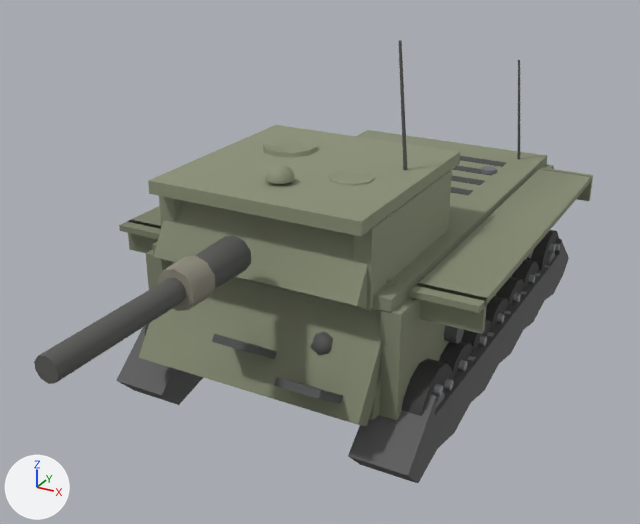
Renders of the glTF model client/assets/models/su26.glb from each side of a commit.
One viewpoint serves both versions: a 50 mm camera at (3.77, -8.1, 4.85) aimed at (0.01, -1.27, 1.43). The lights are fixed; the arrows at lower left show +X, +Y and +Z. The picture after the commit comes second. Where no turn or scale is listed for an object, it has been applied to the vertices. Vertices at exactly the same position are counted once.

The older version as bpy lines, for what is in view:
```python
me_mesh_14 = bpy.data.meshes.new('Mesh_14')
me_mesh_14.from_pydata(...)  # 144 vertices, 264 faces; spans x -1.53..1.53, y -2.55..2.55, z 0.1..1.07
me_mesh_14.materials.append(mat_tracks_mat)
me_mesh_16 = bpy.data.meshes.new('Mesh_16')
me_mesh_16.from_pydata(...)  # 66 vertices, 108 faces; spans x -1.13..1.13, y -2.93..-1.3, z 0.63..1.78
me_mesh_16.materials.append(mat_glacis_mat)
me_mesh_19 = bpy.data.meshes.new('Mesh_19')
me_mesh_19.from_pydata(...)  # 76 vertices, 124 faces; spans x -1.2..1.2, y -2.25..2.25, z 1.61..1.77
me_mesh_19.materials.append(mat_hulltop_mat)
# before: 0 (1.2, -2.25, 1.73) at pixel (391, 299), 1 (1.2, -2.25, 1.61) at pixel (390, 313), 6 (-1.2, -2.25, 1.73) at pixel (152, 244), 7 (-1.2, -2.25, 1.61) at pixel (153, 256)
me_mesh_21 = bpy.data.meshes.new('Mesh_21')
me_mesh_21.from_pydata(...)  # a box spanning x -1.04..-0.88, y -2.3..-0.6, z 1.62..2.32; a box spanning x 0.88..1.04, y -2.3..-0.6, z 1.62..2.32
me_mesh_21.materials.append(mat_turretside_mat)
ob_glacis = bpy.data.objects.new('glacis', me_mesh_16)
ob_glacis.location = (0.0, 0.0, 0.0)
ob_hulltop = bpy.data.objects.new('hullTop', me_mesh_19)
ob_hulltop.location = (0.0, 0.0, 0.0)
ob_tracks = bpy.data.objects.new('tracks', me_mesh_14)
ob_tracks.location = (0.0, 0.0, 0.0)
ob_turretside = bpy.data.objects.new('turretSide', me_mesh_21)
ob_turretside.location = (0.0, 0.0, 0.0)
# also in view: 'hullSide' at (0.0, 0.0, 1.27); 'mantlet' at (0.0, -2.2, 1.97); 'turretRoof' at (0.0, -1.4, 2.92); 'wheel11' at (1.26, -1.1, 0.44); 'wheel12' at (1.26, -1.8, 0.56)
```
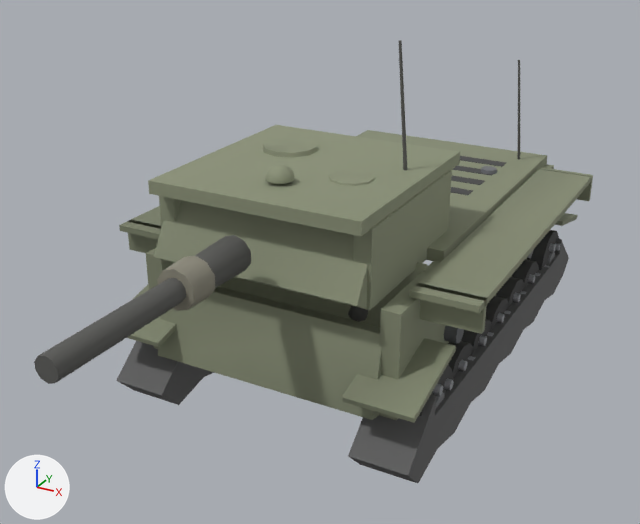
Changed parts and their boxes (x1, y1, x2, y2) in the pictures (640 x 524 px; the box of a moved part takes in the faces that stretch with it):
'glacis', reshaped
    before: (139, 262, 399, 426)
    after: (218, 262, 429, 327)
'tracks', reshaped (10% taller)
    before: (116, 238, 569, 483)
    after: (116, 213, 578, 483)
'hullTop', reshaped
    before: (152, 130, 547, 313)
    after: (356, 130, 547, 262)
part 1 of me_mesh_14, added
    after: (127, 213, 578, 423)
part 2 of me_mesh_16, moved or reshaped
    before: (139, 278, 399, 426)
    after: (218, 263, 429, 327)
part 3 of me_mesh_16, moved or reshaped
    before: (311, 332, 333, 355)
    after: (348, 306, 368, 322)
part 4 of me_mesh_16, moved or reshaped (not visible afterwards)
    before: (212, 334, 276, 359)
part 5 of me_mesh_16, moved or reshaped (not visible afterwards)
    before: (274, 377, 343, 404)
'lowerPlate', unchanged, uncovered by the edit
    before: (369, 348, 382, 420)
    after: (158, 287, 382, 420)
'wheel12', unchanged, covered by the edit
    before: (402, 359, 454, 416)
    after: (419, 365, 454, 416)

The change, as a list of edits to the scene's bpy script:
```text
Change me_mesh_14:
    used by ob_tracks; location = (0.0, 0.0, 0.0)
    remove me_mesh_14.from_pydata(...)  # 144 vertices, 264 faces; spans x -1.53..1.53, y -2.55..2.55, z 0.1..1.07
    add me_mesh_14.from_pydata(...)  # 176 vertices, 312 faces; spans x -1.58..1.58, y -2.59..2.55, z 0.1..1.16
    me_mesh_14 part 1
    16 vertices are added at x -1.58..0.94, y -2.59..2.55, z 0.88..1.16
    16 new vertices lie (0.64, 0.0, 0.0) away from vertices in x -1.58..0.94, y -2.59..2.55, z 0.88..1.16
    48 new faces join them
Change me_mesh_16:
    used by ob_glacis; location = (0.0, 0.0, 0.0)
    remove me_mesh_16.from_pydata(...)  # 66 vertices, 108 faces; spans x -1.13..1.13, y -2.93..-1.3, z 0.63..1.78
    add me_mesh_16.from_pydata(...)  # 66 vertices, 108 faces; spans x -1.13..1.13, y -2.24..-0.62, z 0.56..1.78
    me_mesh_16 part 2: the loose piece of 8 vertices spanning x -1.13..1.13, y -2.66..-1.81, z 0.65..1.76 is moved by (0.0, 0.62, -0.09)
    me_mesh_16 part 3: the loose piece of 26 vertices spanning x 0.5..0.74, y -2.42..-2.18, z 1.07..1.31 is moved by (0.0, 0.68, 0.0)
    me_mesh_16 part 4: the loose piece of 8 vertices spanning x -0.21..0.25, y -2.81..-2.1, z 0.8..1.32 is moved by (0.0, 0.68, 0.0)
    me_mesh_16 part 5: the loose piece of 8 vertices spanning x 0.49..0.95, y -2.93..-2.21, z 0.63..1.15 is moved by (0.0, 0.68, 0.0)
    other edits to the shape of me_mesh_16 do not show in these pictures
Change me_mesh_19:
    used by ob_hulltop; location = (0.0, 0.0, 0.0)
    remove me_mesh_19.from_pydata(...)  # 76 vertices, 124 faces; spans x -1.2..1.2, y -2.25..2.25, z 1.61..1.77
    add me_mesh_19.from_pydata(...)  # 76 vertices, 124 faces; spans x -1.2..1.2, y -1.12..2.25, z 1.61..1.77
    me_mesh_19 part 6
    add for i in [0, 1, 6, 7]: me_mesh_19.vertices[i].co += Vector((0.0, 1.13, 0.0))
```
